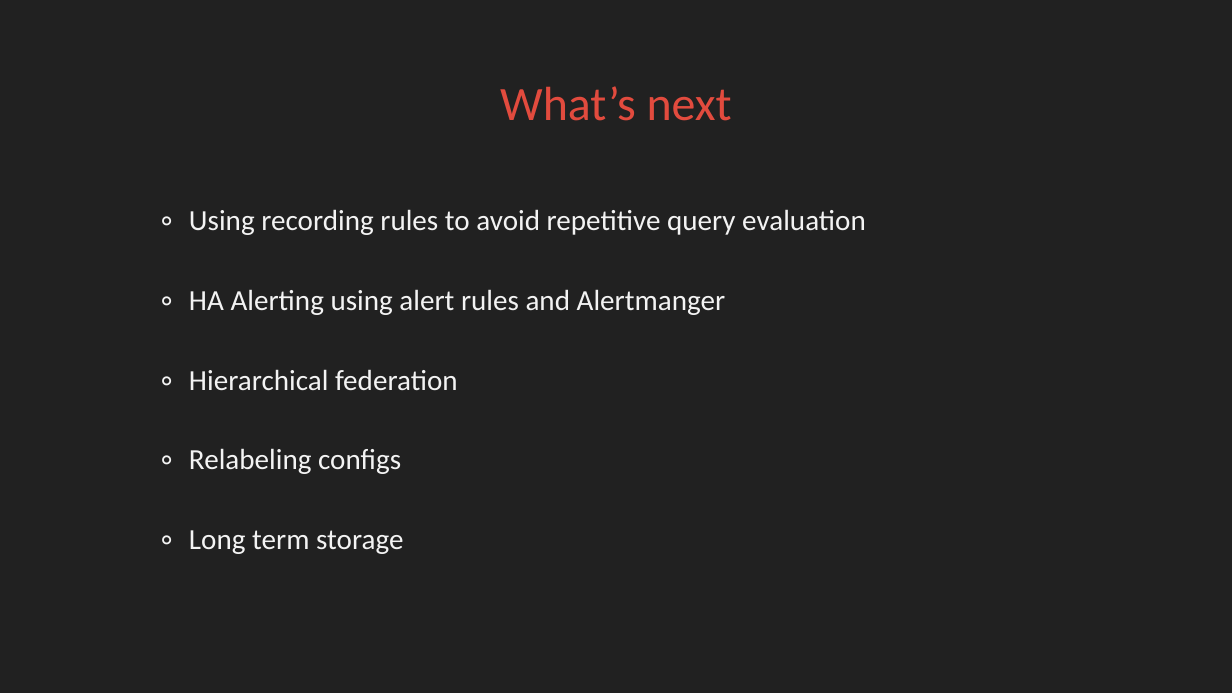
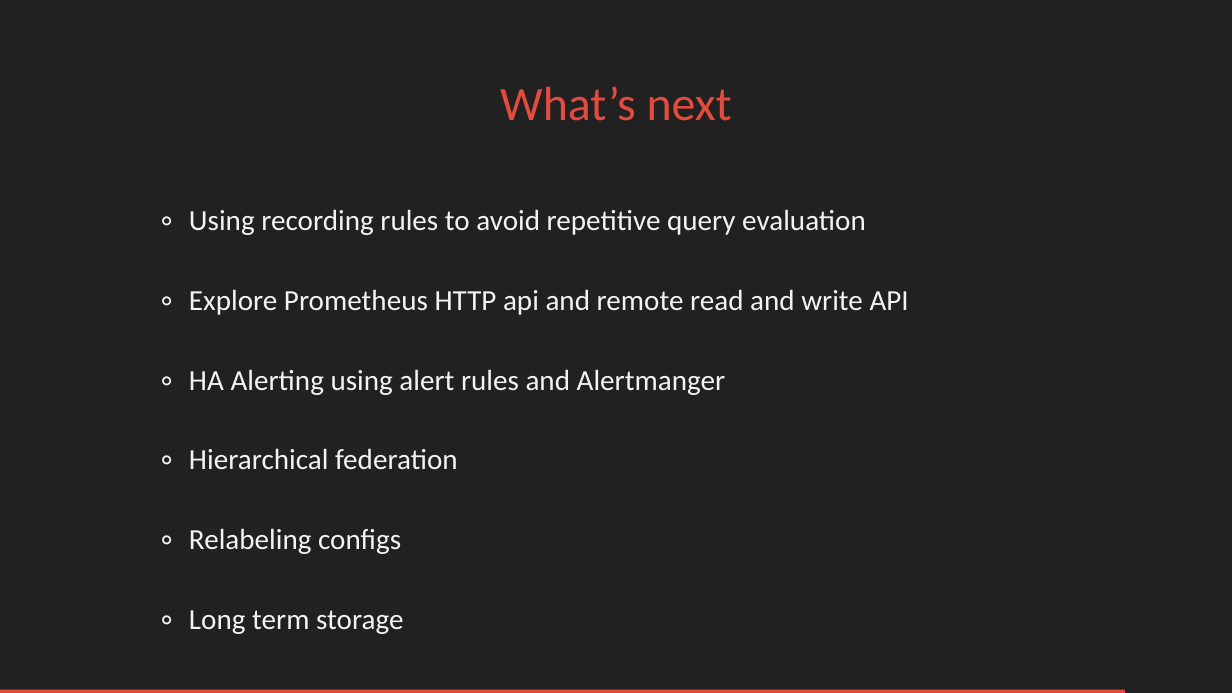
Before and after one commit to FUSAKLA/prometheus-demo, a slide deck: slide 22 of Prometheus-light-shadow-livers.pptx (slide 17 before the commit). Drawn at 1232x693 pixels with LibreOffice and Linux fonts; fonts in the diff are those of the drawing; background and template pictures are left out. Boxes give left, top, right and bottom in pixels: in the first picture for what was removed or moved away, otherwise in the second. Text is boxed around its words. In the diff, an @@ line names an element or a change of style, - is before the commit and + after.

```diff
--- a/Prometheus-light-shadow-livers.pptx
+++ b/Prometheus-light-shadow-livers.pptx
@@ text at (189,289,909,315): paragraph added @@
+∘ Explore Prometheus HTTP api and remote read and write API
@@ rectangle added at (0,690,1125,693), fill #E24B3E @@
```
Also in this commit, not shown: 15 other slides changed, 7 slides added, 2 slides removed, 1 other file.
